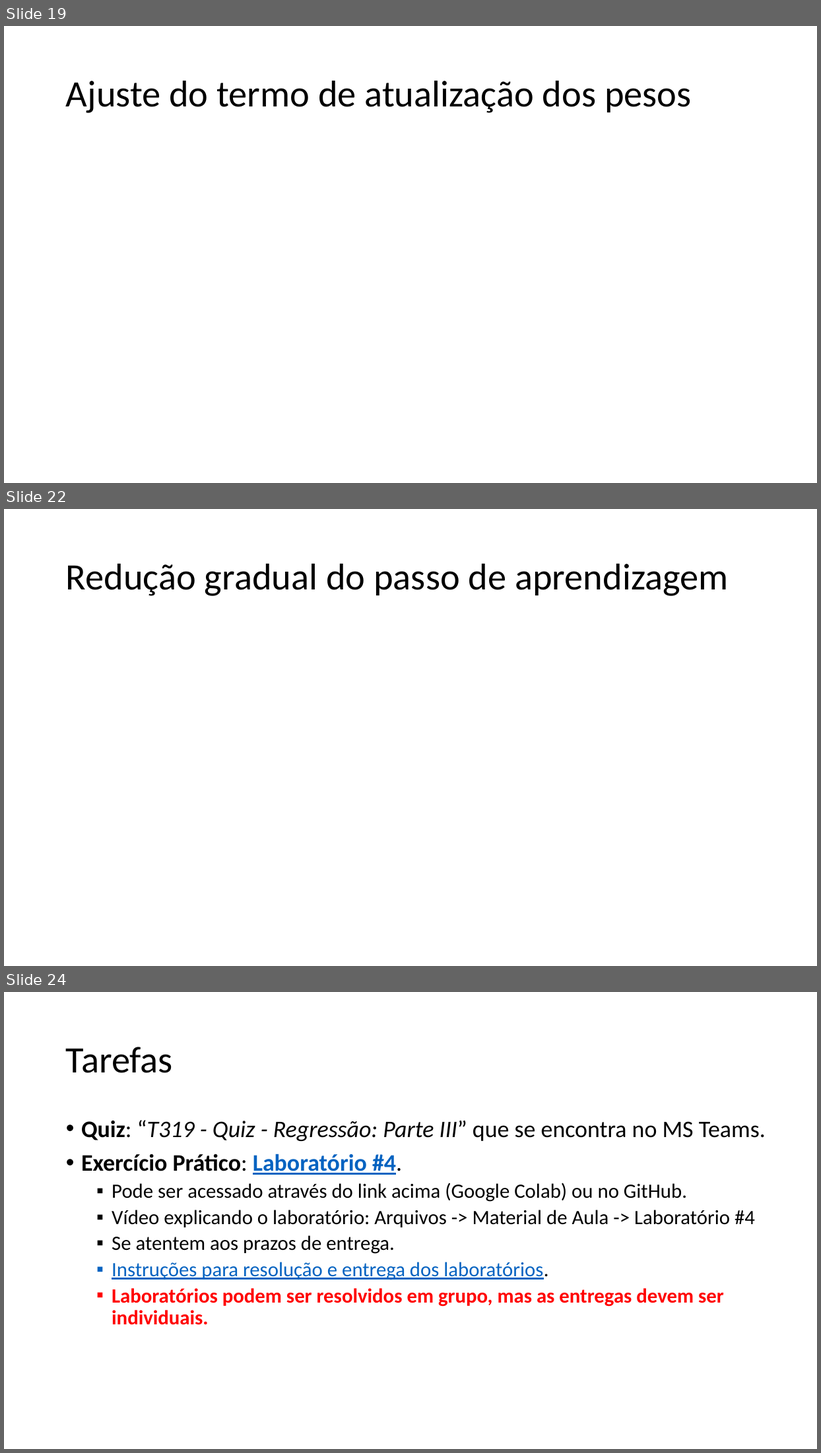
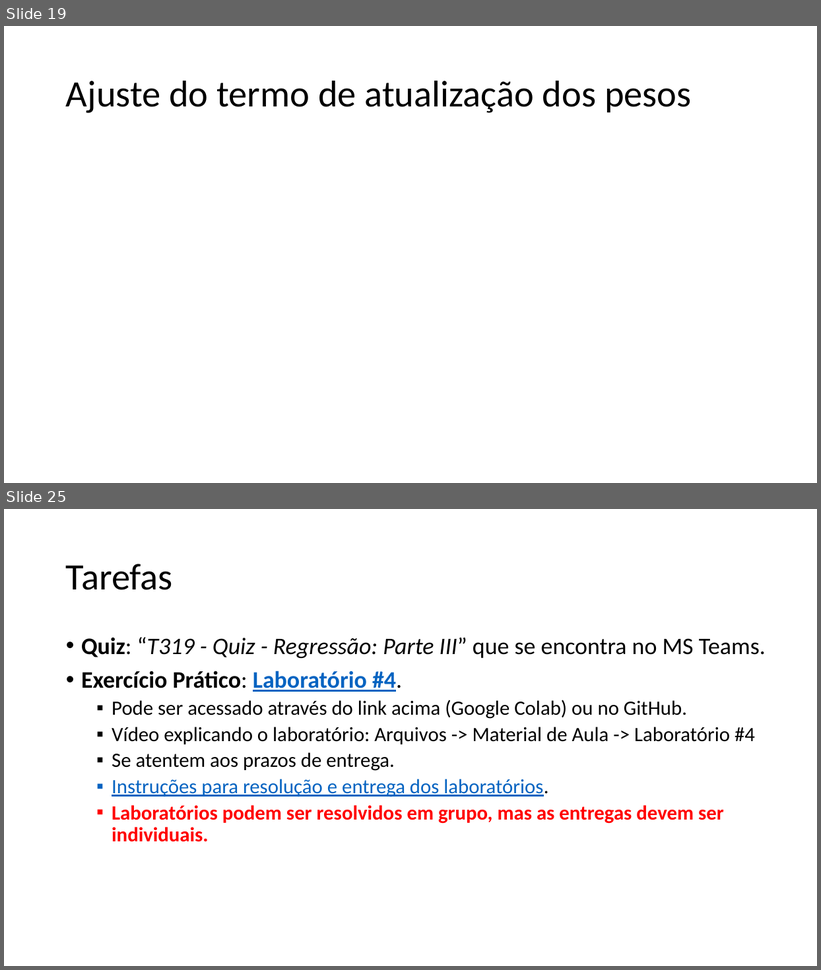
Before and after one commit to zz4fap/t319_aprendizado_de_maquina, a slide deck: slides/T319_Regressão_Linear (Parte III).pptx. Shown one above the other, each under a label of ours: slides 19, 22 and 24 before the commit, slides 19 and 25 after it; the slides between them are not shown. The pictures are 821x1453 and 821x970 pixels, drawn with LibreOffice and Linux fonts; fonts in the diff are those of the drawing; grey boxes stand for pictures. Boxes give left, top, right and bottom in pixels: in the first picture for what was removed or moved away, otherwise in the second. Text is boxed around its words. In the diff, an @@ line names an element or a change of style, - is before the commit and + after.

```diff
--- a/slides/T319_Regressão_Linear (Parte III).pptx
+++ b/slides/T319_Regressão_Linear (Parte III).pptx
@@ slide 22 removed at [4,509,817,966], background #FFFFFF @@
@@ title removed at [66,563,729,596] @@
-Redução gradual do passo de aprendizagem
@@ what was slide 24 is now slide 25 @@
```
Also in this commit, not shown: 2 slides changed, 3 slides added, 1 other slide removed, 2 other files.
